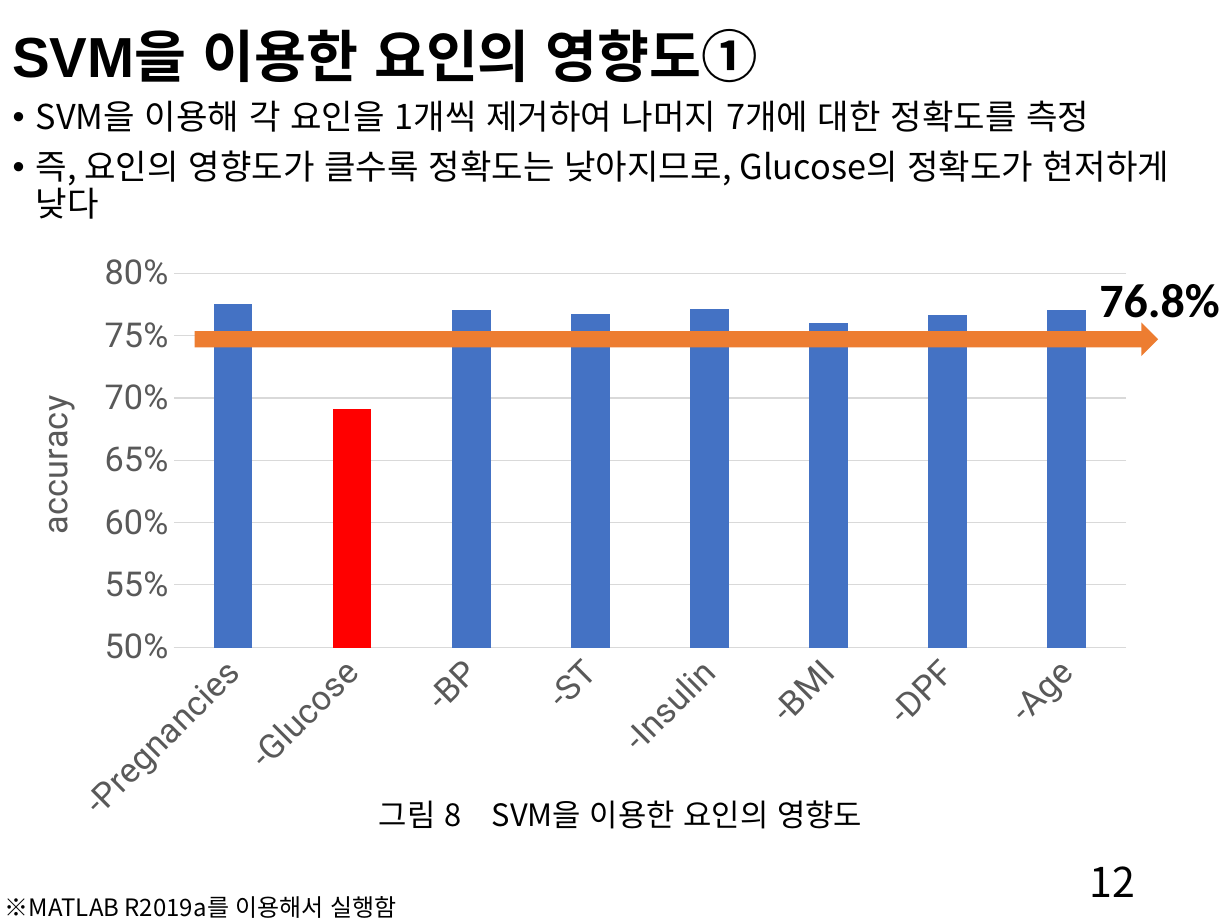
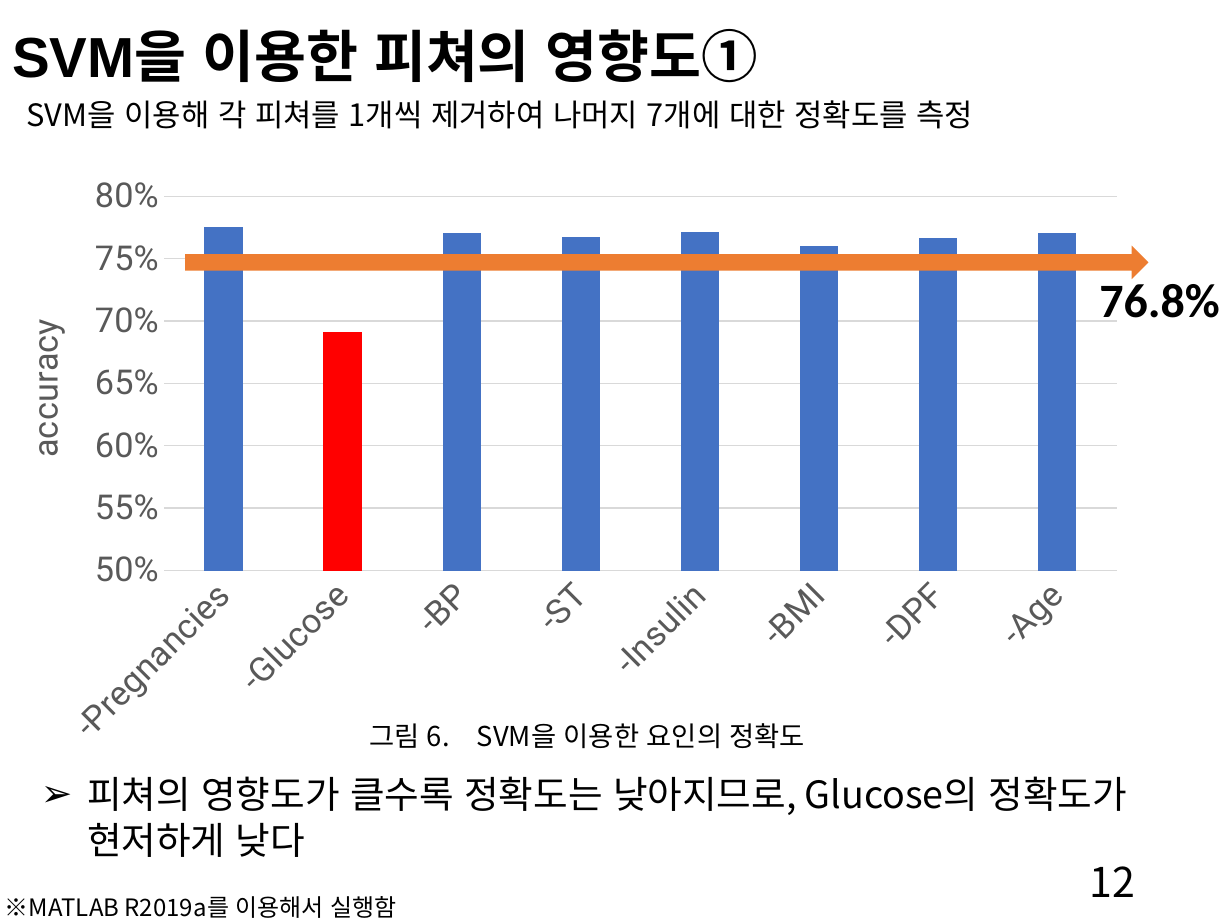
Before and after one commit to yeunkyung/projects, a slide deck: slide 12 of papers/Diabetes_Analysis_ppt_kor.pptx. Drawn at 1232x924 pixels with LibreOffice and Linux fonts; fonts in the diff are those of the drawing. Boxes give left, top, right and bottom in pixels: in the first picture for what was removed or moved away, otherwise in the second. Text is boxed around its words. In the diff, an @@ line names an element or a change of style, - is before the commit and + after.

```diff
--- a/papers/Diabetes_Analysis_ppt_kor.pptx
+++ b/papers/Diabetes_Analysis_ppt_kor.pptx
@@ title at <box>12,29,758,83</box>: text changed @@
-SVM을 이용한 요인의 영향도①
+SVM을 이용한 피쳐의 영향도①
@@ text at <box>26,100,973,129</box>: text changed; size 20 to 18 pt @@
-• SVM을 이용해 각 요인을 1개씩 제거하여 나머지 7개에 대한 정확도를 측정
-• 즉, 요인의 영향도가 클수록 정확도는 낮아지므로, Glucose의 정확도가 현저하게 낮다
+SVM을 이용해 각 피쳐를 1개씩 제거하여 나머지 7개에 대한 정확도를 측정
@@ column chart: place and size @@
-column chart at <box>21,211,1136,839</box>
+column chart at <box>11,134,1126,763</box>
@@ right arrow: place and size @@
-right arrow at <box>196,324,1157,354</box>
+right arrow at <box>186,248,1147,277</box>
@@ text at <box>369,723,805,749</box>: text changed; size 18 to 16 pt @@
-그림 8 SVM을 이용한 요인의 영향도
+그림 6. SVM을 이용한 요인의 정확도
@@ text added at <box>87,776,1127,857</box>, 22 pt, text #000000 @@
+➢ 피쳐의 영향도가 클수록 정확도는 낮아지므로, Glucose의 정확도가 현저하게 낮다
```
Also in this commit, not shown: 13 other slides changed, 1 other file.
